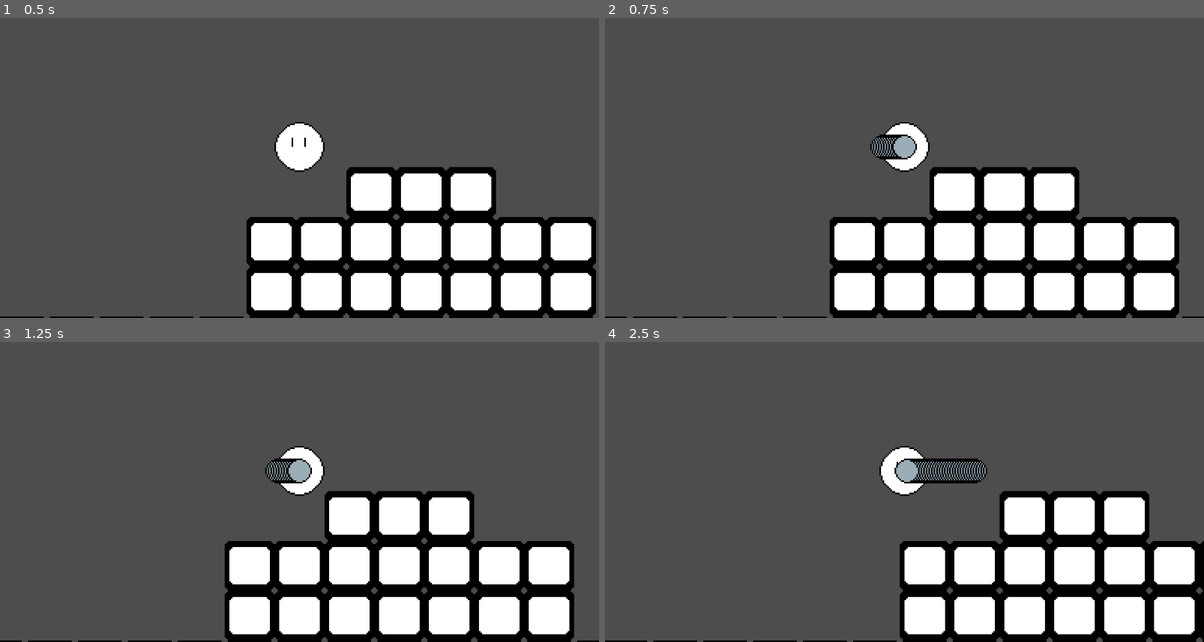
Above: before the commit, frames 1-4 (two rows, left to right).
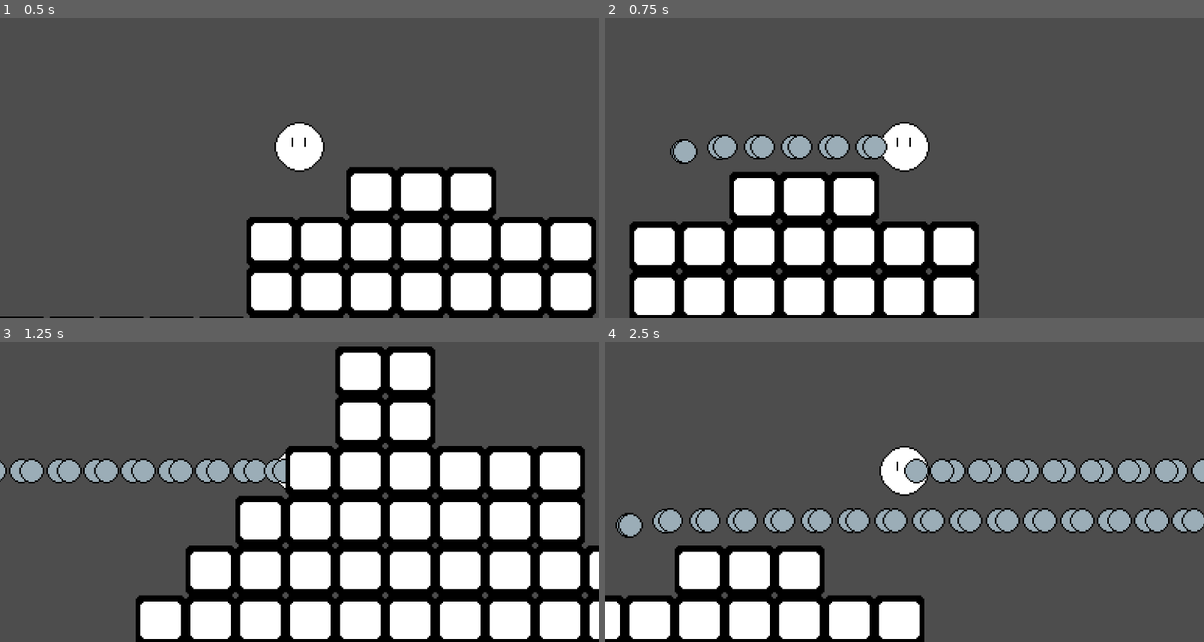
Above: after the commit, the same moments.

Repository: JoshuaKlot/BinghamtonGameJam3
Game: Godot game, scene res://scenes/main.tscn
Two runs of this game, one before a commit and one after it. Both use one fixed random seed, a clock stepped at 60 frames per second and the inputs below.
Inputs:
- Up to frame 1 (0.5 s): no input
- Up to frame 2 (0.75 s): tap Enter (ui_accept) at 0.5 s; hold Right (ui_right) from 0.53 s (still down); hold Space (shoot) from 0.53 s (still down)
- Up to frame 3 (1.25 s): keep holding Right (ui_right); keep holding Space (shoot); tap Enter (ui_accept) at 0.77 s
- Up to frame 4 (2.5 s): release Space (shoot) at 1.28 s; tap Space (shoot) at 1.35 s; tap Enter (ui_accept) at 1.52, 2 s; release Right (ui_right) at 2.03 s; hold Left (ui_left) from 2.03 s (still down); hold Space (shoot) from 2.03 s (still down)

Frame 1 is identical in both runs. In frame 2, 34% of the frame differs, in the area x 0-100%, y 38-100%; in frame 3, 36%; in frame 4, 39%.

Commit message:
Add files via upload

Diff:
--- a/platformer/Scripts/bullet.gd
+++ b/platformer/Scripts/bullet.gd
@@ -1,12 +1,10 @@
 extends CharacterBody2D
 
-var direction=1
-var direction2=0
+var direction=Vector2(0,0)
 const bulletSpeed=300.0
 # Called when the node enters the scene tree for the first time.
 func _ready() -> void:
-	var direction := -Input.get_axis("ui_left", "ui_right")
-	var direction2 := -Input.get_axis("ui_up", "ui_down")
+	pass # Replace with function body.
 
 
 # Called every frame. 'delta' is the elapsed time since the previous frame.
@@ -14,5 +12,5 @@
 	pass
 
 func _physics_process(delta: float) -> void:
-	velocity.x=direction*bulletSpeed
-	velocity.y=direction2*bulletSpeed
+	velocity.x=direction.x*bulletSpeed
+	velocity.y=direction.y*bulletSpeed
--- a/platformer/scenes/bullet.tscn
+++ b/platformer/scenes/bullet.tscn
@@ -1,10 +1,16 @@
-[gd_scene load_steps=3 format=3 uid="uid://cgycssnwiysjt"]
+[gd_scene load_steps=4 format=3 uid="uid://cgycssnwiysjt"]
 
 [ext_resource type="Texture2D" uid="uid://f7758vrdlw2" path="res://sprites/bullet.png" id="1_j7ak8"]
 [ext_resource type="Script" path="res://Scripts/bullet.gd" id="2_wbu2n"]
+
+[sub_resource type="RectangleShape2D" id="RectangleShape2D_c8miv"]
+size = Vector2(16, 16)
 
 [node name="CharacterBody2D" type="CharacterBody2D"]
 script = ExtResource("2_wbu2n")
 
 [node name="Sprite2D" type="Sprite2D" parent="."]
 texture = ExtResource("1_j7ak8")
+
+[node name="CollisionShape2D" type="CollisionShape2D" parent="."]
+shape = SubResource("RectangleShape2D_c8miv")
